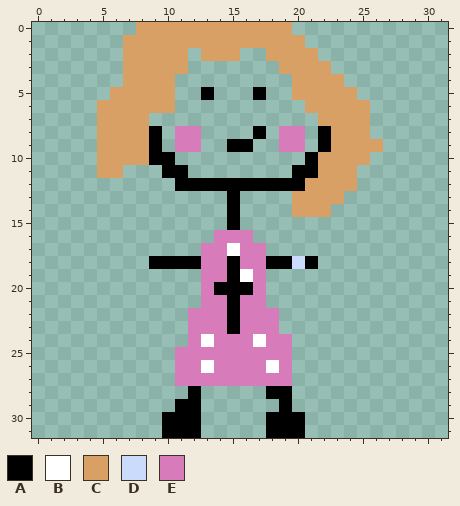
Pixel-art file -- Assets/_Game/Sprite/Girl.aseprite. Above is the file before it was changed.
32x32 pixels, 1 frame.
Palette (. is transparent): A #000000  B #ffffff  C #d9a066  D #cbdbfc  E #d77bba
Pixels before, first column x 5:
 0 ...CCCCCCCCCCCC.......
 1 ..CCCCCCCCCCCCCC......
 2 ..CCCCC.CCC..CCCC.....
 3 ..CCCCC.......CCCC....
 4 ..CCCC.........CCCC...
 5 .CCCCC..A...A..CCCCC..
 6 CCCCCC..........CCCCC.
 7 CCCC.............CCCC.
 8 CCCCA.EE....A.EE.ACCC.
 9 CCCCA.EE..AA..EE.ACCCC
10 CCCCAA..........ACCCC.
11 CC...AA........AACCC..
12 ......AAAAAAAAAACCCC..
13 ..........A....CCCC...
14 ..........A....CCC....
15 ..........A...........
16 .........EEE..........
17 ........EEBEE.........
18 ....AAAAEEAEEAADA.....
19 ........EEABE.........
20 ........EAAAE.........
21 ........EEAEE.........
22 .......EEEAEEE........
23 .......EEEAEEE........
24 .......EBEEEBEE.......
25 ......EEEEEEEEE.......
26 ......EEBEEEEBE.......
27 ......EEEEEEEEE.......
28 .......A.....AA.......
29 ......AA......A.......
30 .....AAA.....AAA......
31 .....AAA.....AAA......
After the commit:
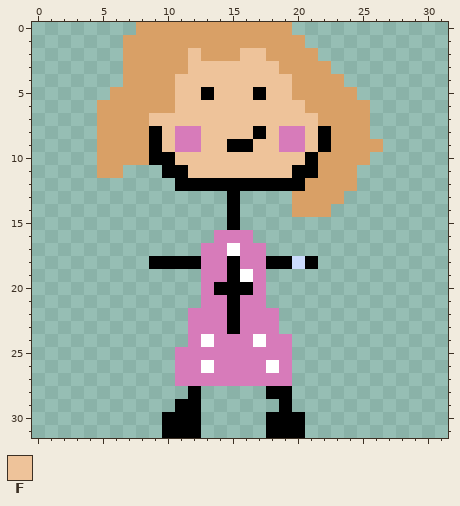
Colours new in this view: F #eec39a
Diff:
{"y":2,"x":12,"old":".","new":"F"}
{"y":2,"x":16,"old":"..","new":"FF"}
{"y":3,"x":12,"old":".......","new":"FFFFFFF"}
{"y":4,"x":11,"old":".........","new":"FFFFFFFFF"}
{"y":5,"x":11,"old":"..","new":"FF"}
{"y":5,"x":14,"old":"...","new":"FFF"}
{"y":5,"x":18,"old":"..","new":"FF"}
{"y":6,"x":11,"old":"..........","new":"FFFFFFFFFF"}
{"y":7,"x":9,"old":".............","new":"FFFFFFFFFFFFF"}
{"y":8,"x":10,"old":".","new":"F"}
{"y":8,"x":13,"old":"....","new":"FFFF"}
{"y":8,"x":18,"old":".","new":"F"}
{"y":8,"x":21,"old":".","new":"F"}
{"y":9,"x":10,"old":".","new":"F"}
{"y":9,"x":13,"old":"..","new":"FF"}
{"y":9,"x":17,"old":"..","new":"FF"}
{"y":9,"x":21,"old":".","new":"F"}
{"y":10,"x":11,"old":"..........","new":"FFFFFFFFFF"}
{"y":11,"x":12,"old":"........","new":"FFFFFFFF"}
{"label":"added","picture_box":[149,48,318,178]}
